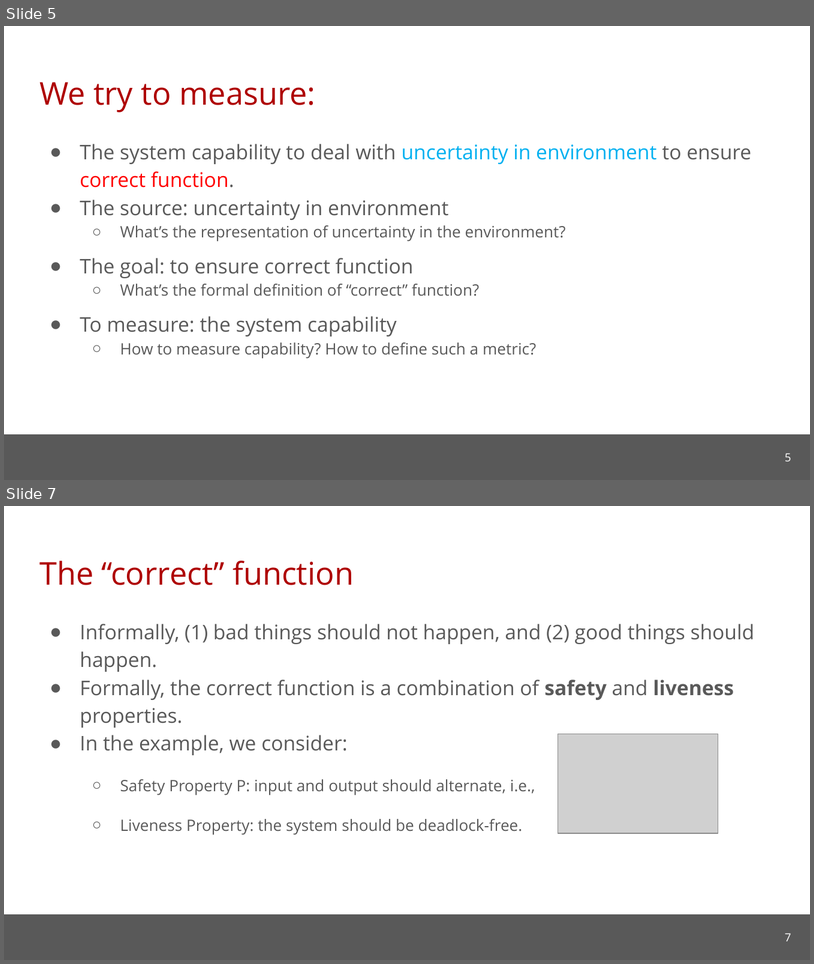
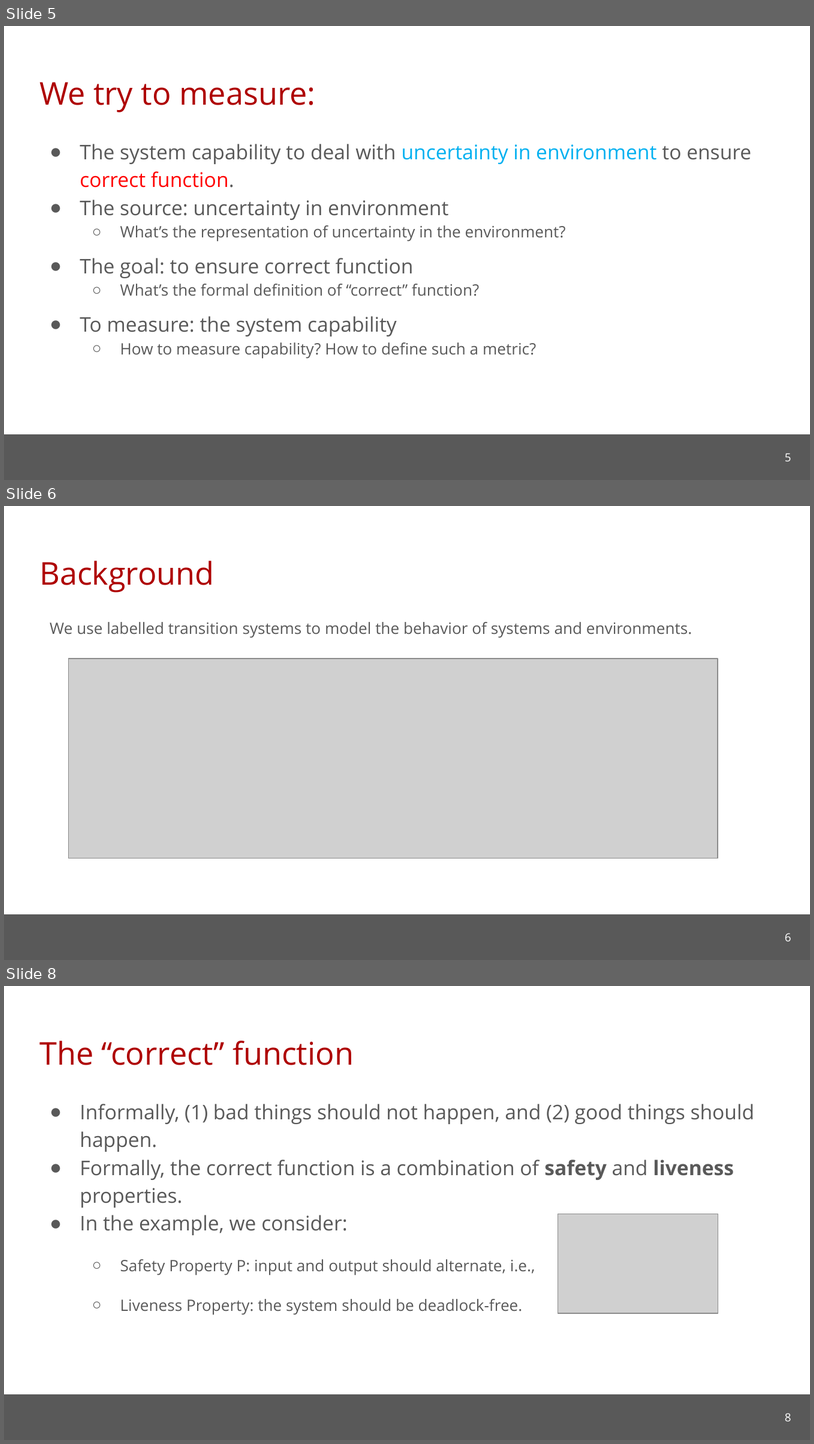
Before and after one commit to cmu-soda/Robustness, a slide deck: Robustness.pptx. Shown one above the other, each under a label of ours: slides 5 and 7 before the commit, slides 5, 6 and 8 after it; the slides between them are not shown. The pictures are 814x964 and 814x1444 pixels, drawn with LibreOffice and Linux fonts; fonts in the diff are those of the drawing; grey boxes stand for pictures; background and template pictures are left out. Boxes give left, top, right and bottom in pixels: in the first picture for what was removed or moved away, otherwise in the second. Text is boxed around its words. In the diff, an @@ line names an element or a change of style, - is before the commit and + after.

```diff
--- a/Robustness.pptx
+++ b/Robustness.pptx
@@ slide 6 added at (4, 506, 810, 960), background #FFFFFF; not listed: 1 template element that a slide beside it also shows @@
@@ title added at (39, 561, 215, 592), 28 pt, text #AE0000 @@
+Background
@@ text added at (50, 622, 692, 638), 14 pt, text #595959 @@
+We use labelled transition systems to model the behavior of systems and environments.
@@ picture added at (69, 658, 719, 858) @@
@@ page number added at (785, 933, 792, 941), 10 pt, text #FFFFFF @@
+6
@@ what was slide 7 is now slide 8 @@
@@ page number at (785, 1413, 792, 1421): text changed @@
-7
+8
```
Also in this commit, not shown: 6 slides changed, 2 other slides added.
